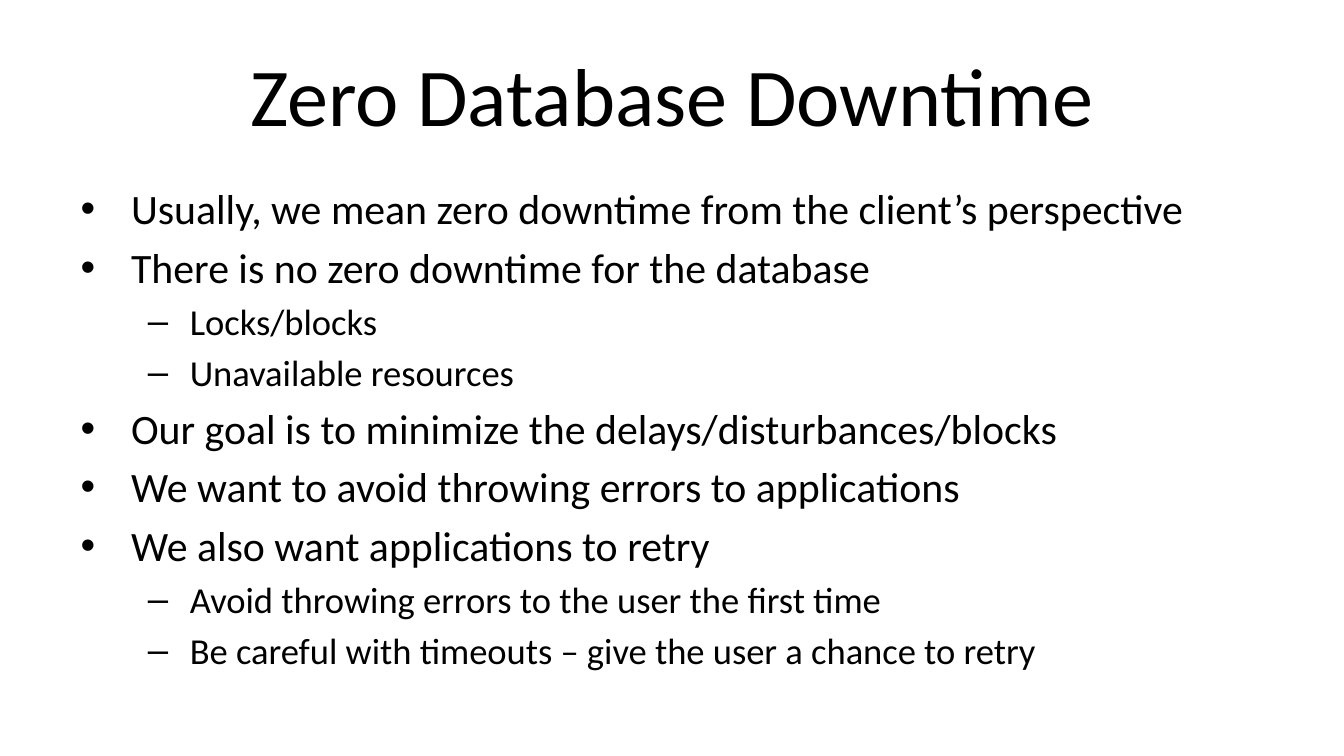
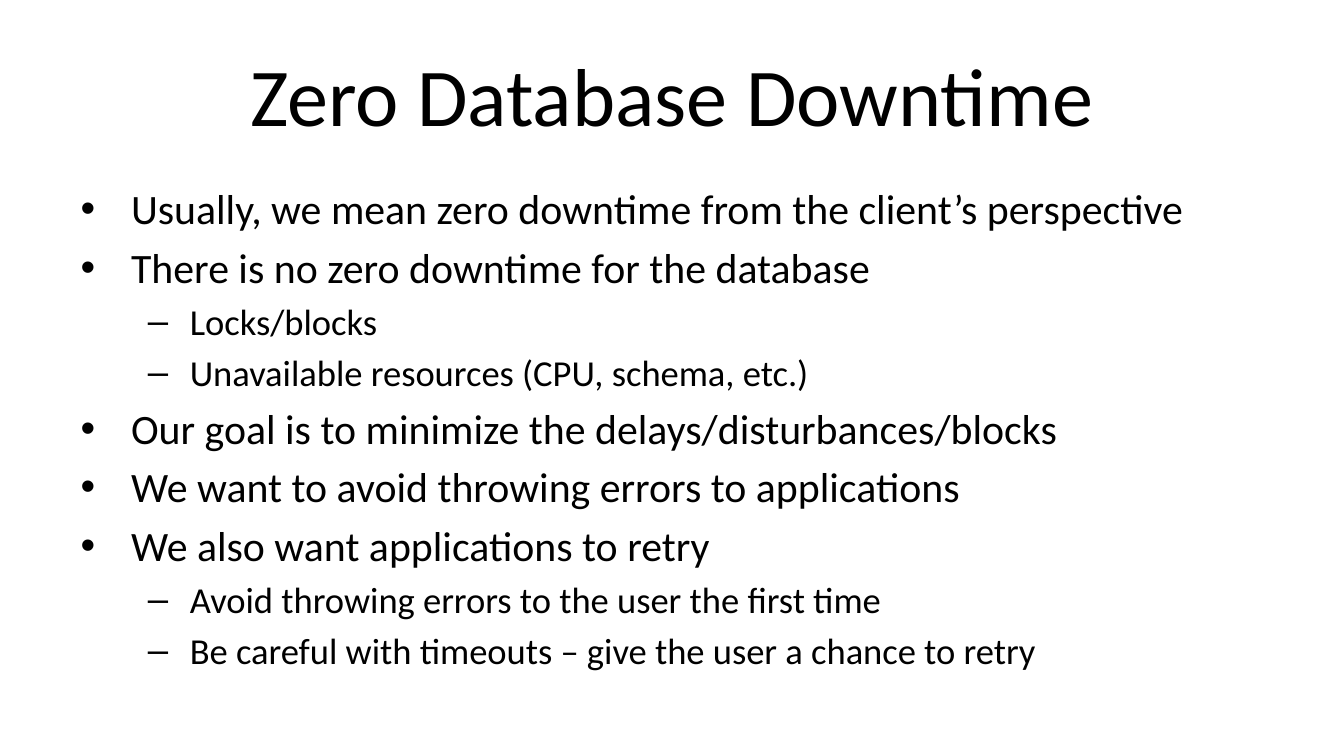
Before and after one commit to way0utwest/ZeroDowntime, a slide deck: slide 6 of VSLive_LasVegas2023_W19_ArchitectZeroDowntime.pptx. Drawn at 1344x756 pixels with LibreOffice and Linux fonts; fonts in the diff are those of the drawing; background and template pictures are left out. Boxes give left, top, right and bottom in pixels: in the first picture for what was removed or moved away, otherwise in the second. Text is boxed around its words. In the diff, an @@ line names an element or a change of style, - is before the commit and + after.

```diff
--- a/VSLive_LasVegas2023_W19_ArchitectZeroDowntime.pptx
+++ b/VSLive_LasVegas2023_W19_ArchitectZeroDowntime.pptx
@@ text at [190, 359, 809, 391]: text changed @@
-  – Unavailable resources
+  – Unavailable resources (CPU, schema, etc.)
```
Also in this commit, not shown: 11 other slides changed.
